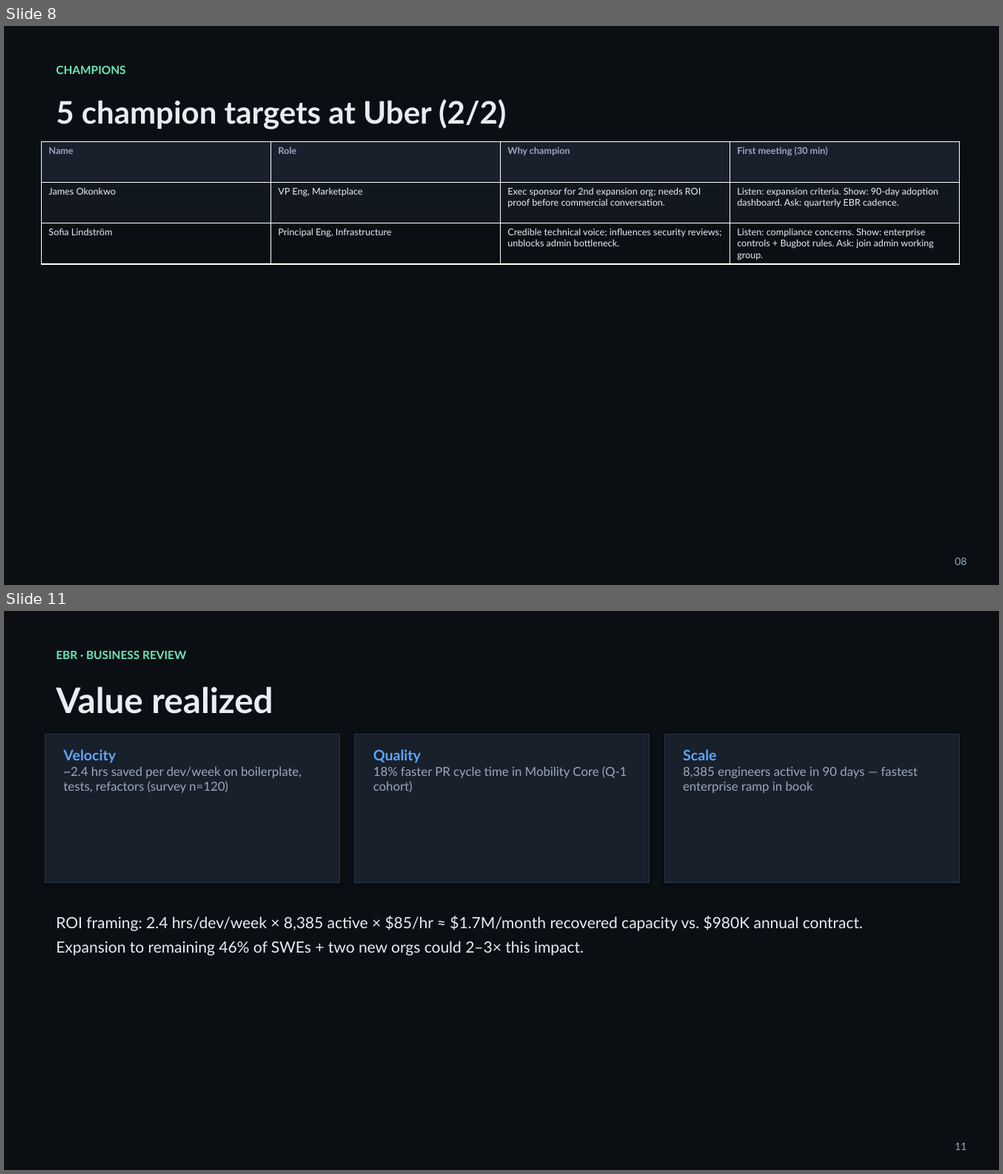
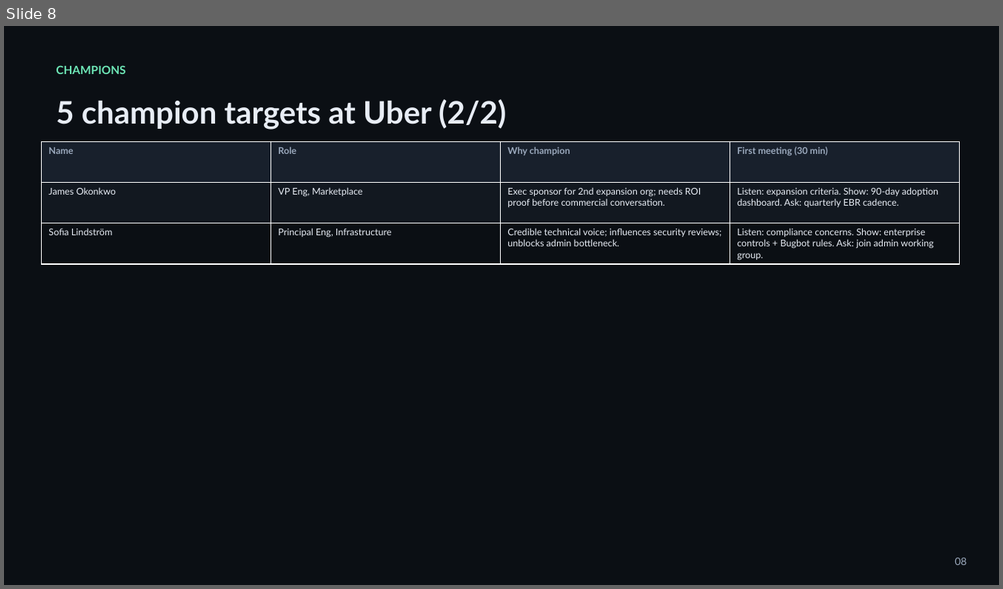
Before and after one commit to gsmith432/DEMO-blender, a slide deck: ebr-interview-deck/Executive_Business_Review_ADM_Interview.pptx. Shown one above the other, each under a label of ours: slides 8 and 11 before the commit, slide 8 after it; the slides between them are not shown. The pictures are 1003x1174 and 1003x589 pixels, drawn with LibreOffice and Linux fonts; fonts in the diff are those of the drawing. Boxes give left, top, right and bottom in pixels: in the first picture for what was removed or moved away, otherwise in the second. Text is boxed around its words. In the diff, an @@ line names an element or a change of style, - is before the commit and + after.

```diff
--- a/ebr-interview-deck/Executive_Business_Review_ADM_Interview.pptx
+++ b/ebr-interview-deck/Executive_Business_Review_ADM_Interview.pptx
@@ slide 11 removed at (4, 611, 999, 1170), background #0B0F14 @@
@@ text removed at (56, 650, 186, 659) @@
-EBR · BUSINESS REVIEW
@@ text removed at (56, 686, 273, 714) @@
-Value realized
@@ rectangle removed at (45, 734, 340, 883) @@
@@ rectangle removed at (355, 734, 649, 883) @@
@@ rectangle removed at (664, 734, 959, 883) @@
@@ text removed at (63, 749, 301, 793) @@
-Velocity
-~2.4 hrs saved per dev/week on boilerplate, tests, refactors (survey n=120)
@@ text removed at (373, 749, 627, 792) @@
-Quality
-18% faster PR cycle time in Mobility Core (Q-1 cohort)
@@ text removed at (683, 749, 918, 793) @@
-Scale
-8,385 engineers active in 90 days — fastest enterprise ramp in book
@@ text removed at (56, 916, 862, 956) @@
-ROI framing: 2.4 hrs/dev/week × 8,385 active × $85/hr ≈ $1.7M/month recovered capacity vs. $980K annual contract.
-Expansion to remaining 46% of SWEs + two new orgs could 2–3× this impact.
@@ text removed at (954, 1143, 966, 1150) @@
-11
```
Also in this commit, not shown: 10 slides changed, 4 slides added, 3 other slides removed, 1 other file.
